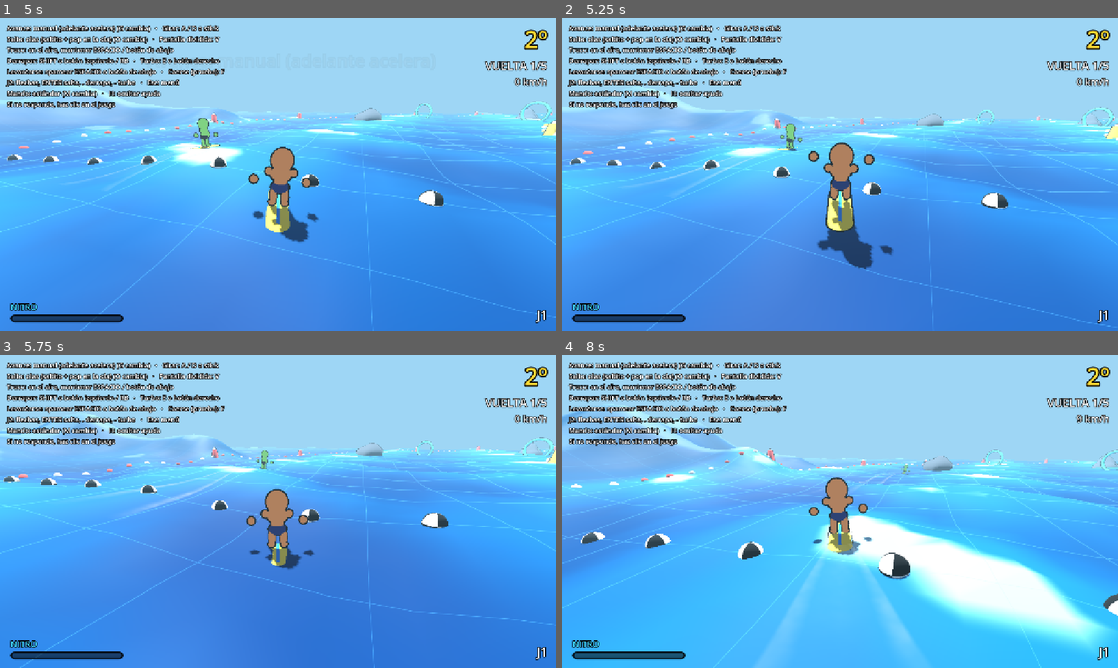
Above: before the commit, frames 1-4 (two rows, left to right).
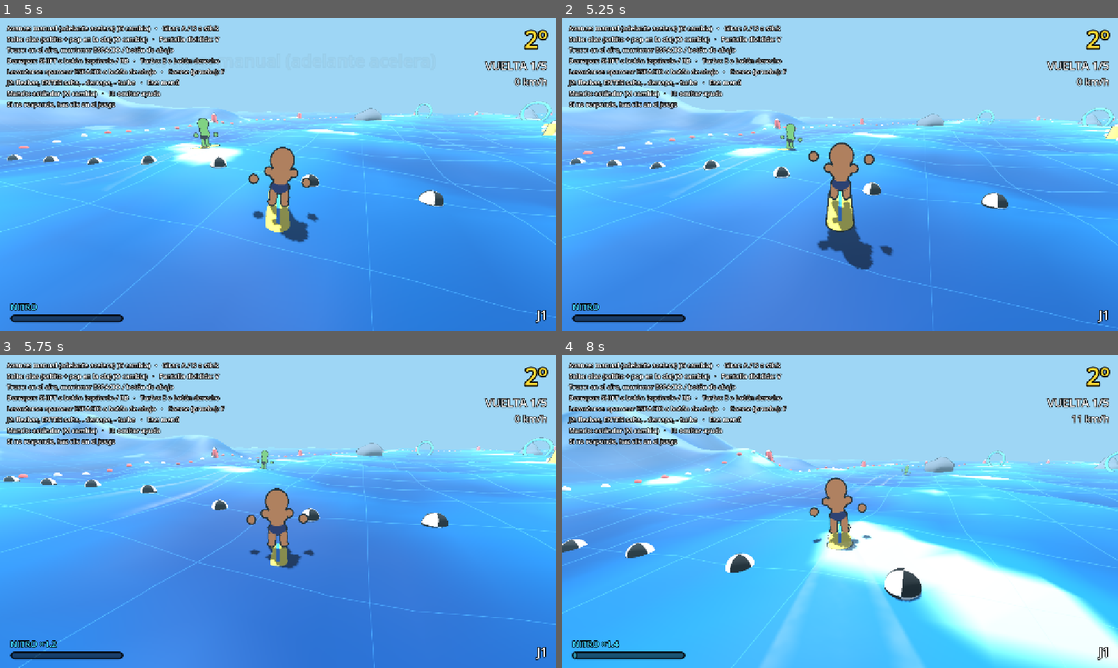
Above: after the commit, the same moments.

Repository: asimplesurfer/simplesurf
Game: Godot game, scene res://ui/menus/character_select.tscn
The game is run twice, just before and just after one commit, with the same random seed, the same clock (stepped at 60 frames per second) and the same inputs.
Inputs (mouse positions are in pixels of both pictures, inside the frame that each line leads up to):
- Up to frame 1 (5 s): tap Enter at 0.5 s; move the mouse to (400, 158) at 0.52 s; hold D (p1_right) 0.53-1.25 s; hold Space (p1_a) 0.53-1.25 s; click (400, 158) at 0.67 s; drag from (166, 190) to (250, 237) at 1.27 s; move the mouse to (333, 105) at 2.02 s; hold D (p1_right) 2.03-2.75 s; tap Shift (p1_drift) at 2.1 s; drag from (250, 237) to (111, 127) at 2.77 s; move the mouse to (444, 221) at 3.52 s; hold A (p1_left) 3.53-4.25 s; tap G at 3.6 s; drag from (111, 127) to (194, 96) at 4.27 s
- Up to frame 2 (5.25 s): move the mouse to (867, 174) at 5.02 s; hold S (p1_down) from 5.03 s (still down); tap J at 5.1 s; click (867, 174) at 5.17 s
- Up to frame 3 (5.75 s): keep holding S (p1_down)
- Up to frame 4 (8 s): release S (p1_down) at 5.75 s; drag from (756, 433) to (728, 527) at 5.77 s; move the mouse to (962, 495) at 6.52 s; hold W (p1_up) 6.53-7.25 s; tap K at 6.6 s; drag from (728, 527) to (812, 574) at 7.27 s

Frame 1 is identical in both runs. In frame 2, 0.3% of the frame differs, in the area x 2-100%, y 28-99%; in frame 3, 0.7%; in frame 4, 14%, in the area x 0-100%, y 16-100%.

Commit message:
Handicap: los de atrás cargan nitro más rápido y saltan más alto
- Según la distancia al primero (al máximo a 120 m): el nitro que se gana
  rinde hasta 2,5 veces, se carga solo despacito, y los saltos (olas, pop,
  saltito y salto libre) son hasta un 35% más altos. El primero no recibe nada
- Vale para personas y bots
- La barra de nitro muestra el multiplicador (NITRO ×1.8)
- Tests del handicap

Co-Authored-By: Claude Opus 5.5 <noreply@anthropic.com>
Claude-Session: https://claude.ai/code/session_0158oNfJa2g5qsqyuATh8Mjh

Diff:
--- a/core/race/race_manager.gd
+++ b/core/race/race_manager.gd
@@ -138,6 +138,7 @@
 	race_time += delta
 	for r in racers:
 		_update_progress(r, delta)
+	_update_catchup()
 
 	if GameSettings.demo_mode and state == State.FINISHED:
 		if _demo_restart_timer < 0.0:
@@ -171,6 +172,20 @@
 
 	if now >= config.laps * TAU:
 		_finish(r)
+
+
+## Handicap: cuanto más lejos del primero, más ayuda (hasta un tope).
+func _update_catchup() -> void:
+	var leader := -1e9
+	for r in racers:
+		if not finished(r):
+			leader = maxf(leader, progress_of(r))
+	for r in racers:
+		if finished(r) or leader <= -1e8:
+			r.catchup = 0.0
+			continue
+		var gap_m := (leader - progress_of(r)) * course.track.radius
+		r.catchup = clampf(gap_m / r.stats.catchup_full_gap, 0.0, 1.0)
 
 
 func _finish(r: Rider) -> void:
--- a/core/rider/rider.gd
+++ b/core/rider/rider.gd
@@ -72,6 +72,8 @@
 var did_pop: bool = false
 ## Si en este salto se puede hacer truco (en el saltito no: no daría el tiempo).
 var can_trick: bool = true
+## Handicap (0..1): cuánto ayuda el juego por ir atrás. Lo calcula RaceManager.
+var catchup: float = 0.0
 var water: Water
 
 var _steer_smoothed: float = 0.0
@@ -101,6 +103,8 @@
 		input = RiderInput.new()
 	motivation_timer = maxf(0.0, motivation_timer - delta)
 	pop_buffer = maxf(0.0, pop_buffer - delta)
+	if catchup > 0.0 and not controls_locked:
+		add_nitro(stats.catchup_nitro_trickle * catchup * delta)
 	if wave_air_time >= 0.0:
 		wave_air_time += delta
 	turbo_active = false
@@ -189,7 +193,7 @@
 	var ballistic_y := position.y + vertical_speed * delta - 0.5 * stats.gravity * delta * delta
 	if allow_launch and vertical_speed > stats.min_launch_speed and ballistic_y > h:
 		position.y = ballistic_y
-		var boost := stats.wave_launch_boost
+		var boost := stats.wave_launch_boost * jump_mult()
 		if turbo_active:
 			boost *= stats.turbo_launch_mult
 		vertical_speed = (vertical_speed - stats.gravity * delta) * boost
@@ -215,7 +219,7 @@
 	var jump_speed := lerpf(stats.jump_speed_min, stats.jump_speed_max, jump_charge)
 	if GameSettings.jump_mode == GameSettings.JumpMode.TAP:
 		jump_speed = stats.jump_speed_tap
-	vertical_speed = maxf(vertical_speed, 0.0) + jump_speed
+	vertical_speed = maxf(vertical_speed, 0.0) + jump_speed * jump_mult()
 	jump_charge = 0.0
 	grounded = false
 	can_trick = true
@@ -235,7 +239,7 @@
 
 ## Modo olas: saltito en agua plana (no alcanza para un truco).
 func hop() -> void:
-	vertical_speed = maxf(vertical_speed, 0.0) + stats.hop_speed
+	vertical_speed = maxf(vertical_speed, 0.0) + stats.hop_speed * jump_mult()
 	grounded = false
 	wave_air_time = -1.0
 	did_pop = false
@@ -267,7 +271,20 @@
 	return false
 
 
+## Multiplicador del nitro que se gana por el handicap.
+func nitro_gain_mult() -> float:
+	return 1.0 + catchup * (stats.catchup_nitro_mult - 1.0)
+
+
+## Multiplicador de la altura de los saltos por el handicap.
+func jump_mult() -> float:
+	return 1.0 + catchup * stats.catchup_jump_bonus
+
+
+## Suma nitro. Lo que se gana se multiplica por el handicap (lo que se gasta no).
 func add_nitro(amount: float) -> void:
+	if amount > 0.0:
+		amount *= nitro_gain_mult()
 	nitro = clampf(nitro + amount, 0.0, NITRO_MAX)
 	nitro_changed.emit(nitro, NITRO_MAX)
 
--- a/core/rider/rider_stats.gd
+++ b/core/rider/rider_stats.gd
@@ -74,6 +74,16 @@
 ## Nitro que gasta el turbo por segundo en el aire.
 @export var air_turbo_drain: float = 0.6
 
+@export_group("Handicap (los de atrás se acercan)")
+## Distancia al primero (m) a la que el handicap llega al máximo.
+@export var catchup_full_gap: float = 120.0
+## Multiplicador máximo del nitro que se gana (círculos y trucos).
+@export var catchup_nitro_mult: float = 2.5
+## Nitro que se carga solo por segundo con el handicap al máximo.
+@export var catchup_nitro_trickle: float = 0.04
+## Cuánto más alto salta (olas, pop, saltito) con el handicap al máximo (0.35 = +35%).
+@export var catchup_jump_bonus: float = 0.35
+
 @export_group("Derrape")
 ## Velocidad mínima para poder derrapar (m/s).
 @export var drift_min_speed: float = 6.0
--- a/core/rider/rider_stats.tres
+++ b/core/rider/rider_stats.tres
@@ -36,6 +36,10 @@
 air_turbo_growth = 1.6
 air_turbo_max_up = 9.0
 air_turbo_drain = 0.6
+catchup_full_gap = 120.0
+catchup_nitro_mult = 2.5
+catchup_nitro_trickle = 0.04
+catchup_jump_bonus = 0.35
 drift_min_speed = 6.0
 drift_end_speed = 3.0
 drift_decel = 4.0
--- a/tests/run_tests.gd
+++ b/tests/run_tests.gd
@@ -606,6 +606,27 @@
 	var p0 := race.racers[0].position
 	var p1 := race.racers[1].position
 	_check(p0.distance_to(p1) > 4.0, "largan uno al lado del otro")
+
+	# Handicap: el de atrás carga más nitro y salta más alto; el primero no.
+	race.skip_countdown()
+	var first := race.racers[0]
+	var last := race.racers[1]
+	race._progress[last] = race.progress_of(first) - 200.0 / race.course.track.radius
+	await process_frame
+	await process_frame
+	_check(first.catchup == 0.0, "el primero no tiene handicap")
+	_check(last.catchup > 0.99, "el que va 200 m atrás tiene el handicap al máximo")
+	last.reset_nitro()
+	last.add_nitro(0.1)
+	_check(last.nitro > 0.2, "con handicap, el nitro que gana rinde más (%.2f)" % last.nitro)
+	first.reset_nitro()
+	first.add_nitro(0.1)
+	_check(absf(first.nitro - 0.1) < 0.02, "sin handicap, el nitro rinde normal")
+	_check(last.jump_mult() > 1.3 and first.jump_mult() == 1.0, "con handicap salta más alto")
+	_check(
+		split.huds[1]._nitro_label.text.begins_with("NITRO ×"),
+		"el HUD muestra el multiplicador de nitro"
+	)
 	main2.queue_free()
 	GameSettings.player_count = 1
 	GameSettings.bot_count = 0
--- a/ui/hud/hud.gd
+++ b/ui/hud/hud.gd
@@ -39,6 +39,7 @@
 var _message: Label
 var _speed_lines: ColorRect
 var _pop_label: Label
+var _nitro_label: Label
 var _speed_lines_material: ShaderMaterial
 var _message_time: float = 0.0
 var _center_time: float = 0.0
@@ -161,6 +162,9 @@
 		_pop_label.scale = Vector2.ONE * (1.0 + 0.12 * sin(Time.get_ticks_msec() * 0.025))
 
 	_speed_label.text = "%d km/h" % roundi(rider.speed * 3.6)
+	# Handicap: muestra cuánto más rápido carga el nitro.
+	var mult := rider.nitro_gain_mult()
+	_nitro_label.text = "NITRO ×%.1f" % mult if mult >= 1.15 else "NITRO"
 	_name_label.text = rider.display_name
 
 	if race_manager:
@@ -283,6 +287,7 @@
 	nitro_box.alignment = BoxContainer.ALIGNMENT_END
 	root.add_child(nitro_box)
 	var nitro_label := _make_label(20, NITRO_COLOR)
+	_nitro_label = nitro_label
 	nitro_label.horizontal_alignment = HORIZONTAL_ALIGNMENT_LEFT
 	nitro_label.text = "NITRO"
 	nitro_box.add_child(nitro_label)
Not shown, changed: COMO_PROBAR.md
